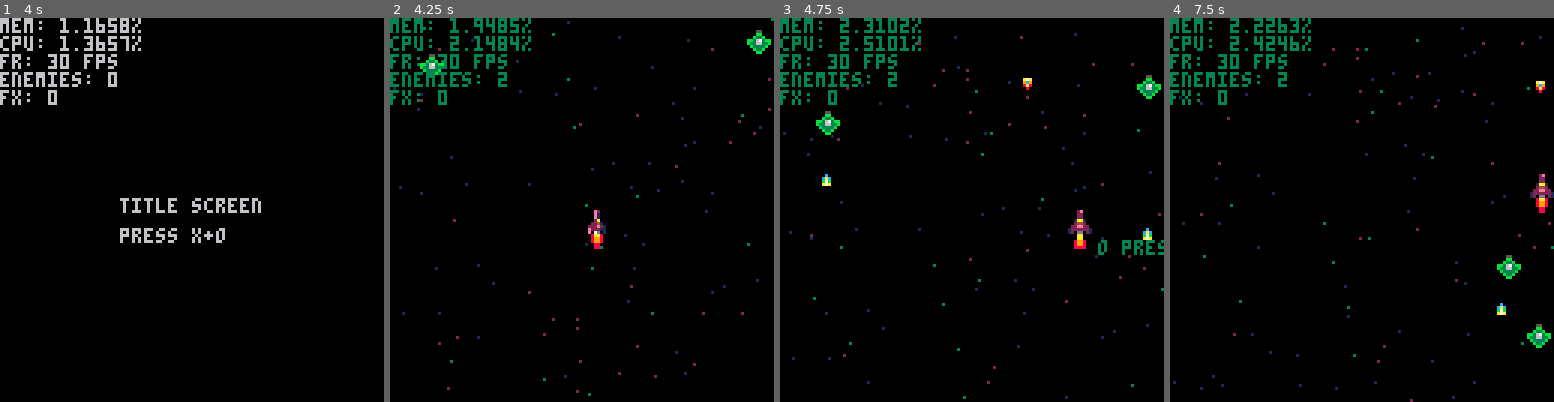
Above: before the commit, frames 1-4 (left to right).
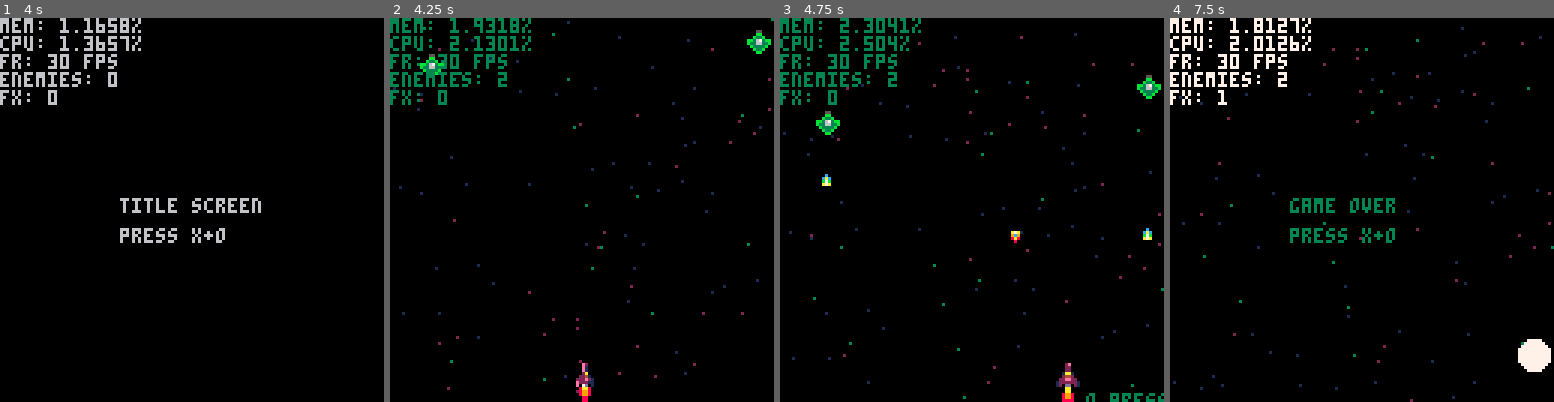
Above: after the commit, the same moments.

Repository: JobenNC/pico-shmup
Game: PICO-8 cartridge pico-shmup.p8
The game is run twice, just before and just after one commit, with the same random seed, the same clock (stepped at 60 frames per second) and the same inputs.
Inputs:
- Up to frame 1 (4 s): tap X (X key) at 0.33, 1.07, 1.85, 2.97 s; tap O (Z key) at 0.7, 1.7, 2.1, 2.5, 2.9, 3.3, 3.7 s; hold Right 1.6-2.1 s; hold Up 2.15-2.42 s; hold Right 2.47-3.03 s; hold Left 3.08-3.58 s; hold Down 3.63-3.97 s
- Up to frame 2 (4.25 s): hold Right from 4.02 s (still down); tap X (X key) at 4.08 s; tap O (Z key) at 4.1 s
- Up to frame 3 (4.75 s): tap O (Z key) at 4.5 s; release Right at 4.68 s; hold Up from 4.73 s (still down)
- Up to frame 4 (7.5 s): tap O (Z key) every 0.4 s from 4.9 to 7.3 s; release Up at 5.03 s; hold Left 5.08-5.68 s; tap X (X key) at 5.2, 6.32, 7.43 s; hold Down 5.73-6.03 s; hold Right 6.08-6.58 s; hold Right 6.63-7.13 s; hold Up 7.18-7.45 s

Frame 1 is identical in both runs. In frame 2, 0.7% of the frame differs, in the area x 25-57%, y 0-100%; in frame 3, 1.6%; in frame 4, 4.7%, in the area x 0-100%, y 0-93%.

Commit message:
game over reset w/ level clear & waves

Diff:
--- a/pico-shmup.p8
+++ b/pico-shmup.p8
@@ -1,7 +1,7 @@
 pico-8 cartridge // http://www.pico-8.com
 version 42
 __lua__
-	-- globals
+-- globals
 
 white = 7
 
@@ -97,8 +97,8 @@
 
 player = {
  health = 5,
- x = 64,
- y = 64,
+ x = 60,
+ y = 115,
  w = 8,
  h = 8,
  acc = .2,
@@ -349,41 +349,46 @@
 -- how do i detect when a wave
 -- is "done"?
 -- could check on enemy destruction
-wave_1 = {
- enemy:new(
-  1,
-  1,
-  {
-   m_type = b_right,
-   t = 0,
-   p1 = {x = 10, y = 10},
-   p2 = {x = 10, y = 80},
-   p3 = {x = 110, y = 80}
-  },
-  15
- ),
- enemy:new(
-  119,
-  1,
-  {
-   m_type = str_down,
-  },
-  10
- )
-}
+
+get_wave_one = function()
+	return {
+	 enemy:new(
+	  1,
+	  1,
+	  {
+	   m_type = b_right,
+	   t = 0,
+	   p1 = {x = 10, y = 10},
+	   p2 = {x = 10, y = 80},
+	   p3 = {x = 110, y = 80}
+	  },
+	  15
+	 ),
+	 enemy:new(
+	  119,
+	  1,
+	  {
+	   m_type = str_down,
+	  },
+	  10
+	 )
+	}
+end
 
 -- how do i know which wave
 -- is active?
-wave_handler = {
+get_lvl_one_waves = function()
+ return {
   {
-   wave = wave_1,
+   wave = get_wave_one(),
    buffer = 10
   },
   {
-  	wave = wave_1,
+  	wave = get_wave_one(),
   	buffer = 0
   }
-}
+	}
+end
 -->8
 -- fx
 
@@ -482,8 +487,10 @@
 	   add(fx_list, _fx)
     sfx(collision_sfx)
     del(bullet_list, self)
-    _upd = game_over_update
-    _drw = game_over_draw
+    --_upd = game_over_update
+    --_drw = game_over_draw
+    _upd = gs_game_over.update
+    _drw = gs_game_over.draw
 	  end
 	 	if self.y > 127
 	  then
@@ -500,30 +507,29 @@
 
 bullet_list = {}
 -->8
--- main
-
-// _update is a built-in. called once per update at 30 fps
-function game_loop_update()
-
- player:update()
-
- for _b in all(bullet_list)
-	do
-	 _b:update()
-	end
-
- for _e in all(enemy_list)
- do
-  _e:update()
- end
-
- for _fx in all (fx_list)
- do
-  _fx:update()
- end
-end
-
-function game_loop_draw()
+-- game state
+
+gs_level_one = {
+ -- music? score?
+ update = function()
+	 player:update()
+
+	 for _b in all(bullet_list)
+		do
+		 _b:update()
+		end
+
+	 for _e in all(enemy_list)
+	 do
+	  _e:update()
+	 end
+
+	 for _fx in all (fx_list)
+	 do
+	  _fx:update()
+	 end
+	end,
+ draw = function()
   cls()
 
   draw_starfield()
@@ -542,23 +548,11 @@
   do
    _fx:draw()
   end
-end
-
-function game_over_update()
- for _fx in all (fx_list)
- do
-  _fx:update()
- end
-end
-
-gs_level_one = {
- -- music? score?
- update = game_loop_update,
- draw = game_loop_draw,
+	end,
  init = function()
  -- initiate wave 1
 	 for _e in all(
-	  wave_handler[1].wave
+	  get_lvl_one_waves()[1].wave
 	 )
 	 do
 	  add(enemy_list, _e)
@@ -583,6 +577,32 @@
  end
 }
 
+gs_game_over = {
+ update = function()
+	 for _fx in all (fx_list)
+	 do
+	  _fx:update()
+	 end
+	 if btn(🅾️) and btn(❎)
+	 then
+	  clear_game()
+	  gs_level_one.init()
+	  _upd = gs_level_one.update
+	  _drw = gs_level_one.draw
+	 end
+	end,
+ draw = function()
+	 cls()
+	 draw_starfield()
+	 print("game over", 40, 60)
+	 print("press x+o", 40, 70)
+	 for _fx in all(fx_list)
+	 do
+	  _fx:draw()
+	 end
+	end
+}
+
 function _init()
  -- i could init player here
  -- but it's already a global
@@ -593,19 +613,18 @@
 end
 
 function clear_game()
- enemy_list = {}
- fx_list = {}
-end
-
-function game_over_draw()
- cls()
- draw_starfield()
- print("game over", 60, 60)
- for _fx in all(fx_list)
+ -- reset player
+ player.x = 60
+ player.y = 115
+ player.x_vel = 0
+ player.y_vel = 0
+ -- clear enemies
+ for _e in all(enemy_list)
  do
-  _fx:draw()
+  del(enemy_list, _e)
  end
 end
+
 
 function _draw()
  _drw()
